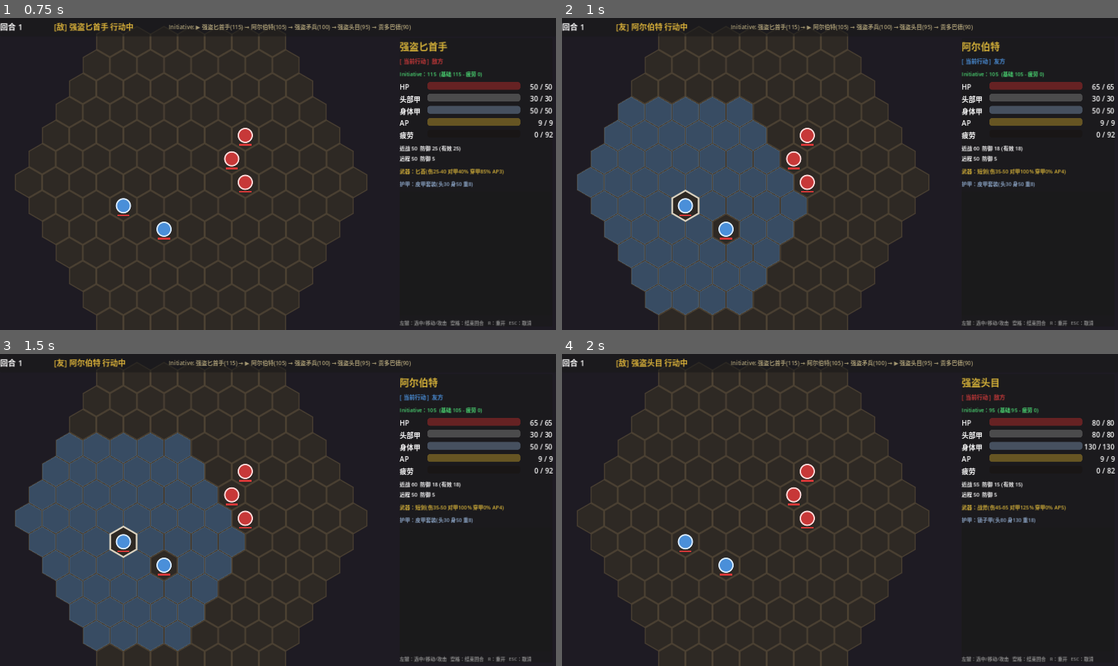
Above: before the commit, frames 1-4 (two rows, left to right).
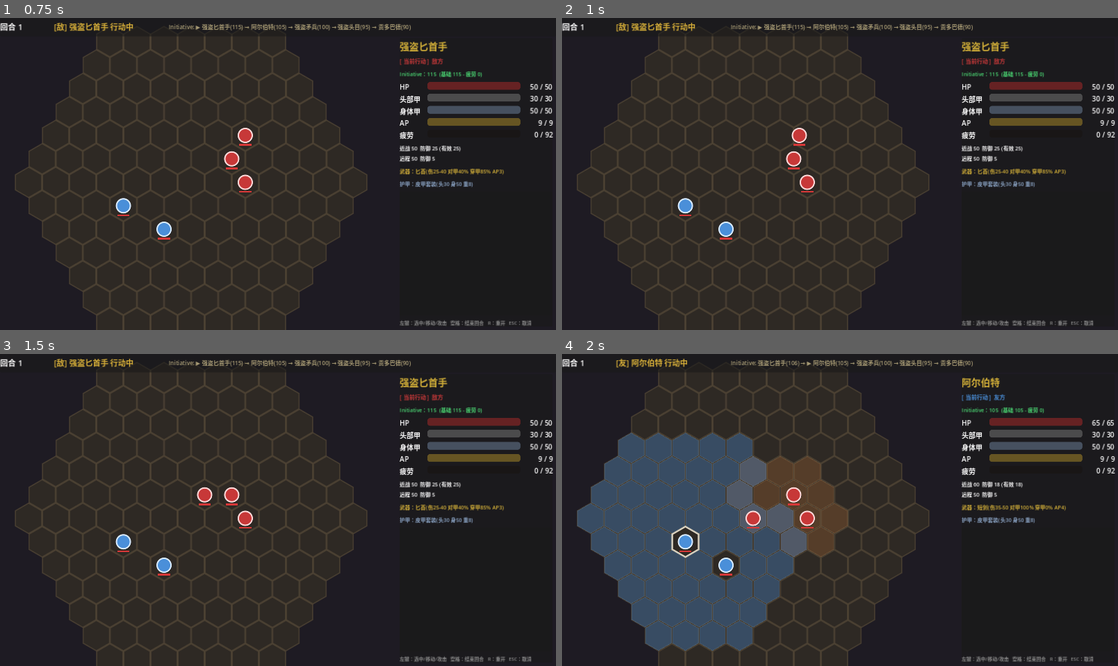
Above: after the commit, the same moments.

Repository: chenjy1988/Game001
Game: Godot game, scene res://scenes/Main.tscn
Same seed, same stepped clock (60 frames per second), same inputs: the game is played once before the commit and once after it.
Inputs (mouse positions are in pixels of both pictures, inside the frame that each line leads up to):
- Up to frame 1 (0.75 s): click "开始战斗" at 0.5 s
- Up to frame 2 (1 s): no input
- Up to frame 3 (1.5 s): tap Enter at 1.25, 1.35 s; move the mouse to (400, 494) at 1.27 s; click (400, 494) at 1.42 s
- Up to frame 4 (2 s): tap Space at 1.52 s

Frame 1 is identical in both runs. In frame 2, 20% of the frame differs, in the area x 2-100%, y 1-96%; in frame 3, 20%; in frame 4, 22%.

Commit message:
feat(phase2): score-based AI + finalize ZoC integration
BattleAI.gd (new):
- Static decision module returning {path, target, end_turn, score}
- Enumerates all reachable cells x all in-range targets per cell
- Scoring:
    + expected hp damage * hit chance * possible attacks
    + 50 kill bonus
    + low-HP focus weight (1 + (1 - hp_ratio) * 0.5)
    - 18 per opportunity attack the path would trigger
    - 6 per extra enemy ZoC controller at landing position
    - 0.4 per moved hex
    - position-only "advance" branch with proximity score
- _expected_hp_damage uses weapon avg + armor_factor heuristic;
  _hit_chance_after_fatigue defers to DamageSystem (kept consistent)

BattleScene.gd:
- _run_ai_turn rewritten as a loop: BattleAI.decide -> execute path
  -> execute attack -> if AP still allows, decide again. Max 3
  iterations as safety. Removes _find_closest_enemy.
- Fix integration gaps from previous ZoC commit that did not
  actually land:
    * connect hex_hovered for live path + OA preview
    * _select_unit now also calls set_highlight_zoc with enemy
      threat map when a friendly is selected
    * _on_hex_hovered renders path + OA-step warnings in real time
    * connect each unit attacked / unit_died to centralized
      handlers (_on_any_unit_attacked / _on_any_unit_died) so OA
      and deaths are visible in the combat log
    * remove duplicate append_log call in _player_attack
    * _player_move/_player_attack auto-end-turn condition uses
      AP < AP_PER_HEX AND AP < weapon.ap_cost (Phase 1 tune carry-over)
    * remove leftover [DEBUG] print in _select_unit

README:
- Phase 2 section updated to reflect what is actually implemented

Diff:
--- /dev/null
+++ b/scripts/core/BattleAI.gd
@@ -0,0 +1,164 @@
+extends RefCounted
+class_name BattleAI
+##
+## BattleAI.gd — 评分式 AI 决策器（纯静态）
+##
+## 输入：当前 AI 单位 + 战场上下文（HexGrid + 所有单位）
+## 输出：一份 Plan = { path, target, end_turn }，由 BattleScene 异步执行
+##
+## 评分项：
+##   + 命中率 × 期望 HP 伤害   ......... 攻击收益
+##   + 击杀奖励 (50)           ......... 终结弱目标
+##   + 目标 HP 越低权重越高     ......... 集火
+##   - 路径触发借机攻击次数惩罚  ......... 规避 OA
+##   - 移动距离的轻微惩罚       ......... 节约 AP
+##   - 落点处于敌方 ZoC 的惩罚   ......... 避免反被围殴
+##
+
+const SCORE_KILL_BONUS: float = 50.0
+const SCORE_OA_PER_HIT: float = -18.0          ## 每个借机攻击 -18 分
+const SCORE_PER_MOVE_HEX: float = -0.4         ## 移动一格小惩罚
+const SCORE_END_IN_ENEMY_ZOC: float = -6.0     ## 落点处在另一个 ZoC 中 -6
+const SCORE_LOW_HP_FOCUS_WEIGHT: float = 0.5   ## 目标HP越低，伤害权重提升
+
+
+## 决策入口；返回 plan 字典：
+##   { "path": Array[Vector2i], "target": Unit | null, "end_turn": bool, "score": float, "reason": String }
+## 若返回 end_turn=true，BattleScene 直接结束当前回合
+static func decide(unit: Unit, all_units: Array, hex_grid: HexGrid) -> Dictionary:
+	if not unit.is_alive():
+		return {"path": [], "target": null, "end_turn": true, "score": 0.0, "reason": "dead"}
+
+	var enemies: Array = []
+	for u in all_units:
+		if u.is_alive() and u.get_faction() != unit.get_faction():
+			enemies.append(u)
+	if enemies.is_empty():
+		return {"path": [], "target": null, "end_turn": true, "score": 0.0, "reason": "no enemies"}
+
+	@warning_ignore("integer_division")
+	var max_steps: int = unit.stats.ap / Unit.AP_PER_HEX
+	var reachable: Array[Vector2i] = hex_grid.get_reachable(unit.axial_pos, max_steps)
+	# 把"原地"也作为候选（不动）
+	var candidates_pos: Array[Vector2i] = [unit.axial_pos]
+	candidates_pos.append_array(reachable)
+
+	var best: Dictionary = {"path": [] as Array[Vector2i], "target": null, "end_turn": true, "score": -INF, "reason": "idle"}
+
+	for pos in candidates_pos:
+		# 通往 pos 的路径（pos == 自己 axial 时为空数组，相当于不动）
+		var path: Array[Vector2i] = []
+		if pos != unit.axial_pos:
+			path = hex_grid.find_path(unit.axial_pos, pos, unit.axial_pos)
+			if path.is_empty():
+				continue  # 不可达
+		# AP 校验：移动 + 至少一次攻击 才有意义；不能攻击就只算"无攻击移动"分支
+		var move_ap: int = path.size() * Unit.AP_PER_HEX
+		var ap_after_move: int = unit.stats.ap - move_ap
+		if ap_after_move < 0:
+			continue
+
+		# 评估借机攻击次数 + 期望额外 HP 损失
+		var oa_count: int = 0
+		var oa_expected_dmg: float = 0.0
+		if not path.is_empty():
+			var oa_steps: Array = hex_grid.analyze_path_oa(unit.axial_pos, path, unit.get_faction())
+			for s in oa_steps:
+				for ctrl in s["oa_attackers"]:
+					oa_count += 1
+					oa_expected_dmg += _expected_hp_damage(ctrl, unit)
+
+		# 候选 1：到达 pos 后不攻击（站桩/推进）
+		var idle_score: float = _score_position_only(unit, pos, enemies, hex_grid, path.size())
+		idle_score += SCORE_OA_PER_HIT * float(oa_count) - oa_expected_dmg * 0.4
+		if idle_score > best["score"]:
+			best = {
+				"path": path,
+				"target": null,
+				"end_turn": true,
+				"score": idle_score,
+				"reason": "advance/idle",
+			}
+
+		# 候选 2：到达 pos 后攻击射程内的某个敌人
+		if ap_after_move >= unit.weapon.ap_cost:
+			for tgt in enemies:
+				var d: int = HexCoord.distance(pos, tgt.axial_pos)
+				if d > unit.weapon.attack_range:
+					continue
+				# 估算 AP 范围内能打几下
+				var attacks_possible: int = ap_after_move / unit.weapon.ap_cost
+				var hit_chance: float = _hit_chance_after_fatigue(unit, tgt, path.size())
+				var dmg_per_hit: float = _expected_hp_damage(unit, tgt)
+				var total_dmg: float = dmg_per_hit * float(attacks_possible) * hit_chance
+
+				var atk_score: float = total_dmg
+				# 集火：目标 HP 越低，权重越高
+				var hp_ratio: float = float(tgt.stats.hp) / float(max(1, tgt.stats.max_hp))
+				atk_score *= 1.0 + (1.0 - hp_ratio) * SCORE_LOW_HP_FOCUS_WEIGHT
+				# 击杀奖励
+				if total_dmg >= float(tgt.stats.hp):
+					atk_score += SCORE_KILL_BONUS
+				# 移动惩罚
+				atk_score += SCORE_PER_MOVE_HEX * float(path.size())
+				# 借机攻击惩罚
+				atk_score += SCORE_OA_PER_HIT * float(oa_count) - oa_expected_dmg * 0.5
+				# 落点处在另一个敌人 ZoC（除目标外）
+				var threats: Array = hex_grid.get_zoc_controllers(pos, unit.get_faction())
+				atk_score += SCORE_END_IN_ENEMY_ZOC * float(max(0, threats.size() - 1))
+
+				if atk_score > best["score"]:
+					best = {
+						"path": path,
+						"target": tgt,
+						"end_turn": true,
+						"score": atk_score,
+						"reason": "attack %s @ %s" % [tgt.get_unit_name(), pos],
+					}
+
+	return best
+
+
+## 不攻击只移动/站桩的位置评分：靠近最弱敌人
+static func _score_position_only(unit: Unit, pos: Vector2i, enemies: Array, hex_grid: HexGrid, move_dist: int) -> float:
+	var min_d: int = 9999
+	var weakest_hp_ratio: float = 1.0
+	for e in enemies:
+		var d: int = HexCoord.distance(pos, e.axial_pos)
+		if d < min_d:
+			min_d = d
+		var ratio: float = float(e.stats.hp) / float(max(1, e.stats.max_hp))
+		if ratio < weakest_hp_ratio:
+			weakest_hp_ratio = ratio
+	# 越靠近最近敌人越好（距离 1 = +10，距离 2 = +5，距离 ≥7 = 0）
+	var proximity_bonus: float = max(0.0, 12.0 - float(min_d) * 1.8)
+	# 弱敌存在时倾向推进
+	proximity_bonus *= 1.0 + (1.0 - weakest_hp_ratio) * 0.4
+	# 移动有小惩罚
+	proximity_bonus += SCORE_PER_MOVE_HEX * float(move_dist)
+	# 落点处在敌方 ZoC 给小惩罚（推进式 AI 还是会进 ZoC，但优先不要）
+	var threats: Array = hex_grid.get_zoc_controllers(pos, unit.get_faction())
+	proximity_bonus += SCORE_END_IN_ENEMY_ZOC * float(threats.size())
+	# 不攻击只推进 → 分数本身比较低，避免抢攻击候选的位置
+	return proximity_bonus * 0.6
+
+
+## 期望 HP 伤害（粗略）：基于武器均值伤害 + 命中率 + 头身差异
+## 用于评分预估，不需要精确
+static func _expected_hp_damage(attacker: Unit, target: Unit) -> float:
+	if attacker.weapon == null:
+		return 0.0
+	var avg_base: float = float(attacker.weapon.damage_min + attacker.weapon.damage_max) * 0.5
+	# 穿甲部分直接进 HP
+	var pen: float = avg_base * attacker.weapon.armor_penetration
+	# 非穿甲部分：考虑身体甲（头部命中率太低不计）
+	var non_pen: float = avg_base * (1.0 - attacker.weapon.armor_penetration)
+	var armor_factor: float = 0.9 if target.stats.body_armor > 0 else 1.0
+	var expected: float = pen + non_pen * armor_factor
+	return expected
+
+
+## 命中率粗算（疲劳影响近战命中：每点疲劳 -1% 简化版）
+## 这里不实现疲劳惩罚，直接复用 DamageSystem 的逻辑（保持一致）
+static func _hit_chance_after_fatigue(attacker: Unit, target: Unit, _move_dist: int) -> float:
+	return DamageSystem.calculate_hit_chance(attacker, target)
--- a/scripts/core/BattleScene.gd
+++ b/scripts/core/BattleScene.gd
@@ -28,11 +28,16 @@
 
 func _ready() -> void:
 	hex_grid.hex_clicked.connect(_on_hex_clicked)
+	hex_grid.hex_hovered.connect(_on_hex_hovered)
 	turn_manager.turn_started.connect(_on_turn_started)
 	turn_manager.battle_ended.connect(_on_battle_ended)
 
 	_spawn_units()
 	turn_manager.register_units(_all_units)
+	# 统一监听攻击/死亡信号，正规攻击与借机攻击共用日志
+	for u in _all_units:
+		u.attacked.connect(_on_any_unit_attacked)
+		u.unit_died.connect(_on_any_unit_died)
 	turn_manager.start_battle()
 
 
@@ -123,26 +128,29 @@
 	if not ok:
 		_select_unit(unit)
 		return
-	# 等动画结束（用 moved 信号最后一次）—— 简单做法：等帧后刷新
-	await get_tree().create_timer(path.size() * 0.18).timeout
+	# 等动画结束（每步约 0.22s，含借机攻击缓冲）
+	await get_tree().create_timer(path.size() * 0.22 + 0.1).timeout
 	if unit.is_alive():
-		# 仍可继续行动（攻击/再走）— 只要 AP 够
-		_select_unit(unit)
-		# 没 AP 了就结束回合
-		if unit.stats.ap < 1:
+		_select_unit(unit)
+		# 既走不动也打不出，自动结束回合
+		if unit.stats.ap < Unit.AP_PER_HEX and unit.stats.ap < unit.weapon.ap_cost:
 			unit.end_turn()
+	# 若被借机攻击打死，主动结束回合让 TurnManager 推进
+	elif turn_manager.get_current_unit() == unit:
+		unit.end_turn()
 
 
 func _player_attack(unit: Unit, target: Unit) -> void:
 	hex_grid.clear_highlights()
-	var result: Dictionary = unit.attack_target(target)
-	unit_panel.append_log(DamageSystem.format_attack_log(result))
+	# 攻击日志统一由 _on_any_unit_attacked 处理
+	unit.attack_target(target)
 	await get_tree().create_timer(0.45).timeout
 	if not turn_manager.get_current_unit() == unit:
 		return  # 战斗结束等
 	if unit.is_alive():
 		_select_unit(unit)
-		if unit.stats.ap < unit.weapon.ap_cost and unit.stats.ap < 1:
+		# 既走不动也打不出，自动结束回合
+		if unit.stats.ap < Unit.AP_PER_HEX and unit.stats.ap < unit.weapon.ap_cost:
 			unit.end_turn()
 
 
@@ -159,11 +167,54 @@
 	# 攻击范围
 	var atk_hexes: Array[Vector2i] = hex_grid.get_attack_targets(unit.axial_pos, unit.weapon.attack_range, unit.get_faction())
 	hex_grid.set_highlight_attack(atk_hexes)
-	print("[DEBUG] _select_unit: ", unit.get_unit_name(),
-		" pos=", unit.axial_pos,
-		" max_steps=", max_steps,
-		" move_hexes=", move_hexes.size(),
-		" atk_hexes=", atk_hexes.size())
+	# 敌方 ZoC 威胁地图（仅友方选中时显示）
+	if unit.get_faction() == 0:
+		var enemy_faction: int = 1
+		var zoc_cells: Array[Vector2i] = hex_grid.get_zoc_cells_of(enemy_faction)
+		hex_grid.set_highlight_zoc(zoc_cells)
+
+
+# 鼠标移到某格 → 实时预览路径与借机攻击触发点
+func _on_hex_hovered(axial: Vector2i) -> void:
+	if _ai_acting or _selected_unit == null or not _selected_unit.is_alive():
+		return
+	if _selected_unit.get_faction() != 0:
+		return
+	var current: Unit = _selected_unit
+	# 鼠标停在单位身上 → 不做路径预览
+	var occ = hex_grid.get_occupant(axial)
+	if occ != null:
+		hex_grid.set_highlight_path([] as Array[Vector2i])
+		hex_grid.set_highlight_oa_steps([] as Array[Vector2i])
+		return
+	var path: Array[Vector2i] = hex_grid.find_path(current.axial_pos, axial, current.axial_pos)
+	@warning_ignore("integer_division")
+	var max_steps: int = current.stats.ap / Unit.AP_PER_HEX
+	if path.is_empty() or path.size() > max_steps:
+		hex_grid.set_highlight_path([] as Array[Vector2i])
+		hex_grid.set_highlight_oa_steps([] as Array[Vector2i])
+		return
+	hex_grid.set_highlight_path(path)
+	# 标记会触发借机攻击的步格
+	var oa_steps: Array[Vector2i] = []
+	var step_info: Array = hex_grid.analyze_path_oa(current.axial_pos, path, current.get_faction())
+	for s in step_info:
+		if not s["oa_attackers"].is_empty():
+			oa_steps.append(s["to"])
+	hex_grid.set_highlight_oa_steps(oa_steps)
+
+
+# ──────────── 攻击日志 / 死亡通知（正规与借机攻击统一处理） ────────────
+func _on_any_unit_attacked(_attacker: Unit, _target: Unit, result: Dictionary) -> void:
+	unit_panel.append_log(DamageSystem.format_attack_log(result))
+
+
+func _on_any_unit_died(unit: Unit) -> void:
+	hex_grid.set_occupant(unit.axial_pos, null)
+	unit.queue_redraw()
+	unit_panel.append_log("[color=#A03030]✦ %s 倒下[/color]" % unit.get_unit_name())
+	if _selected_unit == unit:
+		_clear_selection()
 
 
 func _clear_selection() -> void:
@@ -172,82 +223,45 @@
 	hex_grid.clear_highlights()
 
 
-# ──────────── 简单 AI ────────────
+# ──────────── AI（评分式决策） ────────────
+## 评分式：BattleAI 静态决策器返回 Plan，这里负责按 Plan 执行（移动 + 攻击 + 兜底结束回合）
 func _run_ai_turn(unit: Unit) -> void:
 	await get_tree().create_timer(0.35).timeout
-
-	# 找最近的友方单位
-	var target: Unit = _find_closest_enemy(unit)
-	if target == null:
+	if not unit.is_alive():
 		unit.end_turn()
 		_ai_acting = false
 		return
 
-	# 在攻击范围 → 直接打
-	var dist: int = HexCoord.distance(unit.axial_pos, target.axial_pos)
-	if dist <= unit.weapon.attack_range and unit.stats.ap >= unit.weapon.ap_cost:
-		var result: Dictionary = unit.attack_target(target)
-		unit_panel.append_log(DamageSystem.format_attack_log(result))
-		await get_tree().create_timer(0.5).timeout
-		# 还能再打就再打一次
-		if unit.is_alive() and target.is_alive() and unit.stats.ap >= unit.weapon.ap_cost:
-			result = unit.attack_target(target)
-			unit_panel.append_log(DamageSystem.format_attack_log(result))
-			await get_tree().create_timer(0.5).timeout
+	# 主循环：可能"移动+攻击"后 AP 还够再打 1 次，所以决策最多重试 3 次
+	var safety: int = 3
+	while safety > 0 and unit.is_alive():
+		safety -= 1
+		var plan: Dictionary = BattleAI.decide(unit, _all_units, hex_grid)
+		var path: Array[Vector2i] = plan.get("path", [] as Array[Vector2i])
+		var target: Unit = plan.get("target", null)
+
+		# 1) 先执行移动（若有）
+		if not path.is_empty():
+			unit.move_along_path(path)
+			await get_tree().create_timer(path.size() * 0.22 + 0.1).timeout
+			if not unit.is_alive():
+				break  # 被借机攻击打死
+
+		# 2) 再执行攻击（若 plan 给出且仍可执行）
+		if target != null and unit.is_alive() and target.is_alive():
+			var d: int = HexCoord.distance(unit.axial_pos, target.axial_pos)
+			if d <= unit.weapon.attack_range and unit.stats.ap >= unit.weapon.ap_cost:
+				unit.attack_target(target)
+				await get_tree().create_timer(0.5).timeout
+				# AP 还多 → 再继续循环看是否能补刀
+				if unit.is_alive() and unit.stats.ap >= unit.weapon.ap_cost:
+					continue
+		# 没有目标或已动用，回合结束
+		break
+
+	if unit.is_alive():
 		unit.end_turn()
-		_ai_acting = false
-		return
-
-	# 否则向目标走（找一条尽量靠近的路径）
-	var path: Array[Vector2i] = hex_grid.find_path(unit.axial_pos, target.axial_pos, unit.axial_pos)
-	if path.is_empty():
-		unit.end_turn()
-		_ai_acting = false
-		return
-	# 路径终点是 target 占用格 → 截断到攻击范围以内
-	@warning_ignore("integer_division")
-	var max_steps: int = unit.stats.ap / Unit.AP_PER_HEX
-	var trimmed: Array[Vector2i] = []
-	for step in path:
-		if HexCoord.distance(step, target.axial_pos) < 1:
-			break  # 不能走到敌人格上
-		trimmed.append(step)
-		if trimmed.size() >= max_steps:
-			break
-		if HexCoord.distance(step, target.axial_pos) <= unit.weapon.attack_range:
-			# 走到攻击范围就停下
-			break
-	if trimmed.is_empty():
-		unit.end_turn()
-		_ai_acting = false
-		return
-	unit.move_along_path(trimmed)
-	await get_tree().create_timer(trimmed.size() * 0.18 + 0.1).timeout
-
-	# 走完看能不能打
-	if unit.is_alive() and target.is_alive():
-		var d: int = HexCoord.distance(unit.axial_pos, target.axial_pos)
-		if d <= unit.weapon.attack_range and unit.stats.ap >= unit.weapon.ap_cost:
-			var result: Dictionary = unit.attack_target(target)
-			unit_panel.append_log(DamageSystem.format_attack_log(result))
-			await get_tree().create_timer(0.5).timeout
-	unit.end_turn()
 	_ai_acting = false
-
-
-func _find_closest_enemy(unit: Unit) -> Unit:
-	var best: Unit = null
-	var best_dist: int = 9999
-	for u in _all_units:
-		if not u.is_alive():
-			continue
-		if u.get_faction() == unit.get_faction():
-			continue
-		var d: int = HexCoord.distance(unit.axial_pos, u.axial_pos)
-		if d < best_dist:
-			best_dist = d
-			best = u
-	return best
 
 
 # ──────────── 战斗结束 ────────────
Not shown, changed: README.md
